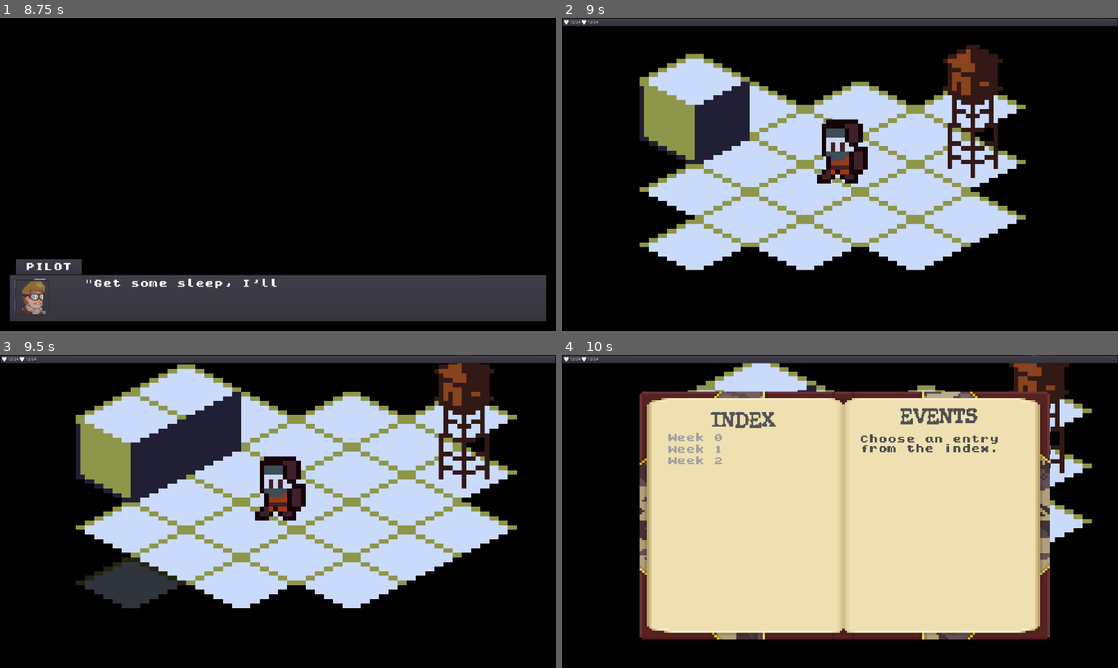
Above: before the commit, frames 1-4 (two rows, left to right).
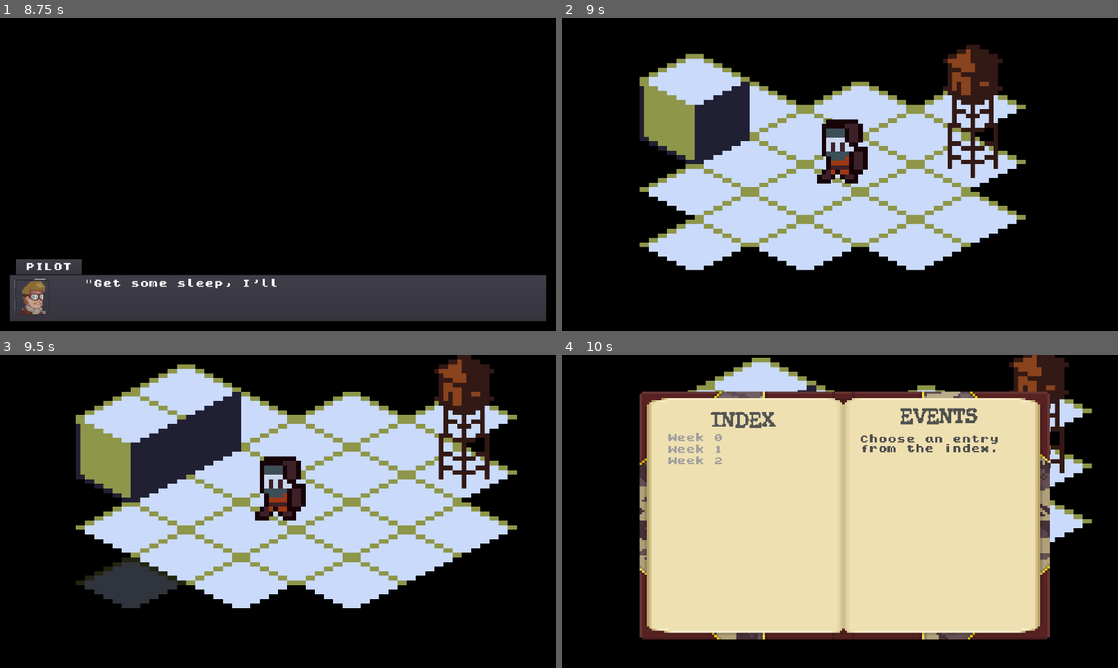
Above: after the commit, the same moments.

Repository: ZeeHatcher/project-forgotten
Game: Godot game, scene res://scenes/start_screen/start_screen.tscn
Same seed, same stepped clock (60 frames per second), same inputs: the game is played once before the commit and once after it.
Inputs (mouse positions are in pixels of both pictures, inside the frame that each line leads up to):
- Up to frame 1 (8.75 s): tap Enter at 0.5, 2.75, 4.25 s; move the mouse to (400, 158) at 0.52 s; hold D (move_right) 0.53-1.25 s; hold Tab (journal) 0.53-1.25 s; click (400, 158) at 0.67 s; click "Start" at 1.25 s; tap Space at 2, 3.5, 5.75 s; move the mouse to (166, 190) at 2.02 s; hold S (move_down) 2.03-2.78 s; tap Tab (journal) every 1.5 s from 2.1 to 8.1 s; move the mouse to (333, 105) at 2.77 s; hold D (move_right) 2.78-3.53 s; hold Tab (journal) 2.78-3.53 s; move the mouse to (250, 237) at 3.52 s; hold W (move_up) 3.53-4.28 s; click (250, 237) at 3.67 s; move the mouse to (444, 221) at 4.27 s; hold Tab (journal) 4.28-5.03 s; hold A (move_left) 4.28-5.78 s; move the mouse to (111, 127) at 5.02 s; move the mouse to (305, 174) at 5.77 s; hold S (move_down) 5.78-6.53 s; hold Tab (journal) 5.78-6.53 s; click (305, 174) at 5.92 s; move the mouse to (194, 96) at 6.52 s; hold D (move_right) 6.53-7.28 s; move the mouse to (400, 158) at 7.27 s; hold W (move_up) 7.28-8.03 s; hold Tab (journal) 7.28-8.03 s; move the mouse to (166, 190) at 8.02 s; hold D (move_right) from 8.03 s (still down); click (166, 190) at 8.17 s
- Up to frame 2 (9 s): move the mouse to (895, 105) at 8.77 s; release D (move_right) at 8.78 s; hold S (move_down) from 8.78 s (still down); hold Tab (journal) from 8.78 s (still down)
- Up to frame 3 (9.5 s): keep holding S (move_down); keep holding Tab (journal)
- Up to frame 4 (10 s): move the mouse to (812, 574) at 9.52 s; release S (move_down) at 9.53 s; release Tab (journal) at 9.53 s; hold A (move_left) from 9.53 s (still down); tap Tab (journal) at 9.6 s

Frame 1 is identical in both runs. In frame 2, 2.4% of the frame differs, in the area x 0-100%, y 0-3%; in frame 3, 2.4%; in frame 4, 2.4%.
Error before the commit: Invalid set index 'max_value' (on base: 'HBoxContainer') with value of type 'int'. (res://ui/top_bar/top_bar.gd:12)

Commit message:
refactor: remove unused top_bar

Diff:
--- a/tutorial.gd
+++ b/tutorial.gd
@@ -7,7 +7,6 @@
 
 onready var _board := $CanvasLayer/EventBoard
 onready var _player := $Player
-onready var _top_bar := $CanvasLayer/TopBar
 onready var _terrain := $Terrain
 onready var _event_tiles := $EventTiles
 onready var _event_service := $EventService
--- a/tutorial.tscn
+++ b/tutorial.tscn
@@ -6,7 +6,6 @@
 [ext_resource path="res://entities/player/player.tscn" type="PackedScene" id=4]
 [ext_resource path="res://misc/event_service.gd" type="Script" id=5]
 [ext_resource path="res://misc/event_tiles.gd" type="Script" id=6]
-[ext_resource path="res://ui/top_bar/top_bar.tscn" type="PackedScene" id=7]
 [ext_resource path="res://misc/gameover_service.gd" type="Script" id=8]
 [ext_resource path="res://tutorial.gd" type="Script" id=9]
 [ext_resource path="res://assets/ui/progress_bar.png" type="Texture" id=10]
@@ -89,9 +88,6 @@
 zoom = Vector2( 0.063, 0.063 )
 
 [node name="CanvasLayer" type="CanvasLayer" parent="."]
-
-[node name="TopBar" parent="CanvasLayer" instance=ExtResource( 7 )]
-margin_bottom = 30.0
 
 [node name="TextureProgress" type="TextureProgress" parent="CanvasLayer"]
 visible = false
@@ -224,7 +220,6 @@
 pause_mode = 2
 script = ExtResource( 17 )
 player = NodePath("../Player")
-top_bar = NodePath("../CanvasLayer/TopBar")
 terrain = NodePath("../Terrain")
 event_tiles = NodePath("../EventTiles")
 event_service = NodePath("../EventService")
Not shown: 1 places in tutorial.tscn that only renumber resources
